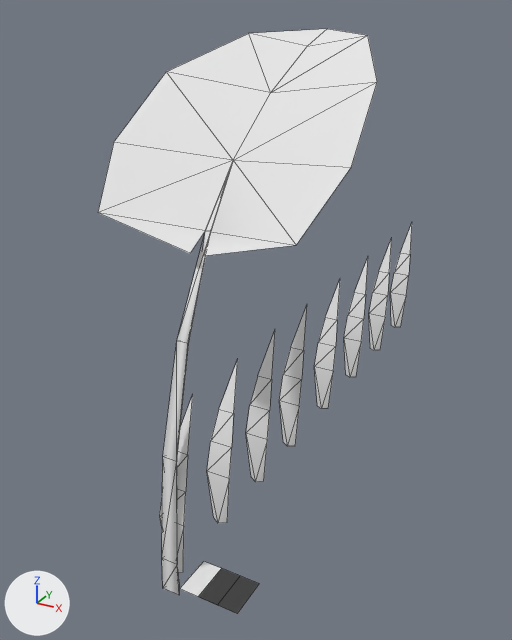
The Blender file game/assets/GrassBlade.blend as it was, and as the next commit left it.
Both versions are drawn from a 50 mm lens placed at (15.8, -20.8, 24.0), pointed at (-2.8, 13.1, 7.0). The lights are fixed; the arrows at lower left show +X, +Y and +Z. Mesh edges are drawn as thin lines.

Names of what the first picture shows: 'BigLeaf_ShaderCtl', 'FlwBell_ShaderCtl', 'G_GrassLong', 'G_GrassLong.001', 'G_GrassLong.002', 'G_GrassLong.003', 'G_GrassLong.004', 'G_GrassLong.005', 'G_GrassLong.006', 'GrassLong_Mesh', 'SpadeLeafMesh'.
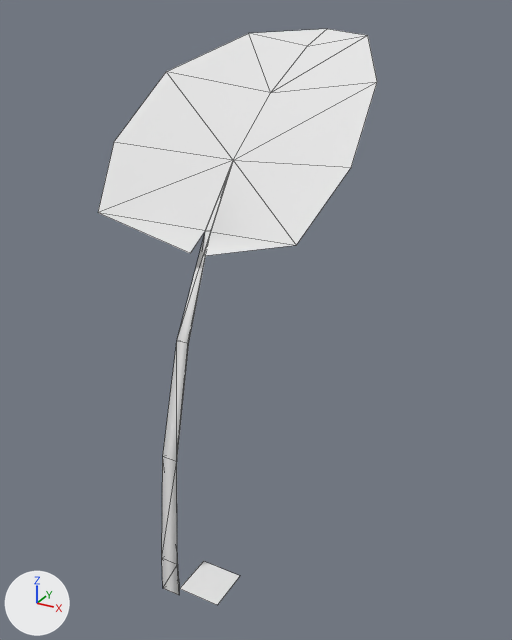
Location of each change, [x1, y1, x2, y2] in pixels of the pictures (512 x 640 px):
'G_GrassLong.001', hidden
    before: [207, 360, 238, 523]
'G_GrassLong', hidden
    before: [246, 331, 275, 482]
'G_GrassLong.002', hidden
    before: [279, 305, 307, 446]
'G_GrassLong.003', hidden
    before: [314, 280, 340, 409]
'G_GrassLong.004', hidden
    before: [344, 258, 368, 377]
'GrassLong_Mesh', hidden
    before: [160, 395, 193, 572]
'G_GrassLong.005', hidden
    before: [369, 238, 392, 350]
'G_GrassLong.006', hidden
    before: [390, 223, 412, 327]
'FlwBell_ShaderCtl', hidden
    before: [200, 568, 259, 613]

Patch to the scene script:
```diff
--- a/game/assets/GrassBlade.blend.py
+++ b/game/assets/GrassBlade.blend.py
@@ ob_flwbell_shaderctl @@
 ob_flwbell_shaderctl.location = (3.0, 0.0, 0.0)
+ob_flwbell_shaderctl.hide_set(True)  # its collection is switched off
@@ ob_grasslong_mesh @@
 ob_grasslong_mesh.location = (0.0, 0.0, 0.0)
-ob_grasslong_mesh.rotation_euler = (0.0, -1.571, 0.0)  # degrees (0, -90, 0)
+ob_grasslong_mesh.hide_set(True)  # its collection is switched off
@@ ob_g_grasslong_006 @@
 ob_g_grasslong_006.instance_collection = col_g_grasslong
+ob_g_grasslong_006.hide_set(True)  # its collection is switched off
@@ ob_g_grasslong_005 @@
 ob_g_grasslong_005.instance_collection = col_g_grasslong
+ob_g_grasslong_005.hide_set(True)  # its collection is switched off
@@ ob_g_grasslong_004 @@
 ob_g_grasslong_004.instance_collection = col_g_grasslong
+ob_g_grasslong_004.hide_set(True)  # its collection is switched off
@@ ob_g_grasslong_003 @@
 ob_g_grasslong_003.instance_collection = col_g_grasslong
+ob_g_grasslong_003.hide_set(True)  # its collection is switched off
@@ ob_g_grasslong_002 @@
 ob_g_grasslong_002.instance_collection = col_g_grasslong
+ob_g_grasslong_002.hide_set(True)  # its collection is switched off
@@ ob_g_grasslong_001 @@
 ob_g_grasslong_001.instance_collection = col_g_grasslong
+ob_g_grasslong_001.hide_set(True)  # its collection is switched off
@@ ob_g_grasslong @@
 ob_g_grasslong.instance_collection = col_g_grasslong
+ob_g_grasslong.hide_set(True)  # its collection is switched off
```
